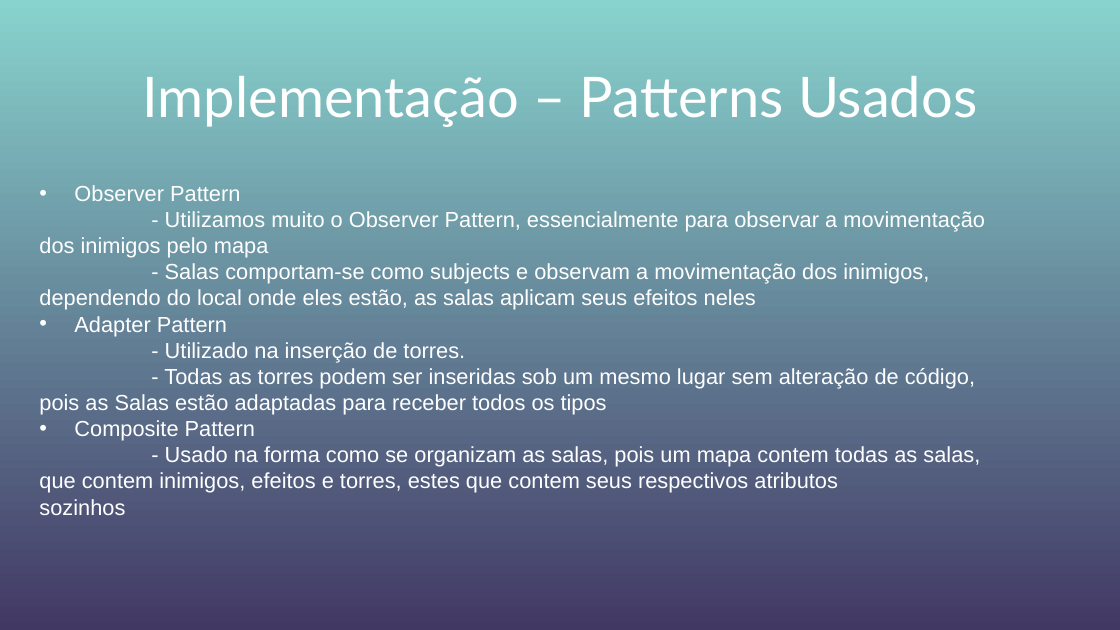
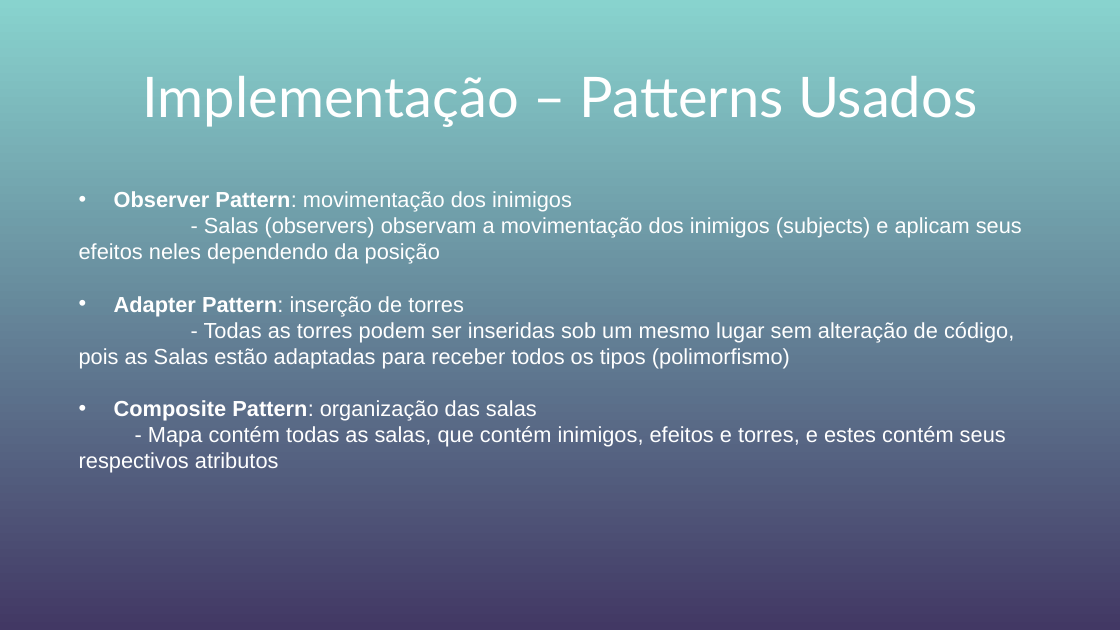
Before and after one commit to Grupo-Gustavo-Rodrigo-lab05/TrabPOO, a slide deck: slide 13 of assets/ApresentaçãoFinal.pptx. Drawn at 1120x630 pixels with LibreOffice and Linux fonts; fonts in the diff are those of the drawing; background and template pictures are left out. Boxes give left, top, right and bottom in pixels: in the first picture for what was removed or moved away, otherwise in the second. Text is boxed around its words. In the diff, an @@ line names an element or a change of style, - is before the commit and + after.

Commit message:
Altera Slides

```diff
--- a/assets/ApresentaçãoFinal.pptx
+++ b/assets/ApresentaçãoFinal.pptx
@@ text at (79,191,1022,473): text changed @@
-• Observer Pattern
-- Utilizamos muito o Observer Pattern, essencialmente para observar a movimentação dos inimigos pelo mapa
-- Salas comportam-se como subjects e observam a movimentação dos inimigos, dependendo do local onde eles estão, as salas aplicam seus efeitos neles
-• Adapter Pattern
-  - Utilizado na inserção de torres.
-  - Todas as torres podem ser inseridas sob um mesmo lugar sem alteração de código, pois as Salas estão adaptadas para receber todos os tipos
-  • Composite Pattern
-  - Usado na forma como se organizam as salas, pois um mapa contem todas as salas, que contem inimigos, efeitos e torres, estes que contem seus respectivos atributos sozinhos
+• Observer Pattern: movimentação dos inimigos
+- Salas (observers) observam a movimentação dos inimigos (subjects) e aplicam seus efeitos neles dependendo da posição
+• Adapter Pattern: inserção de torres
+  - Todas as torres podem ser inseridas sob um mesmo lugar sem alteração de código, pois as Salas estão adaptadas para receber todos os tipos (polimorfismo)
+  • Composite Pattern: organização das salas
+  - Mapa contém todas as salas, que contém inimigos, efeitos e torres, e estes contém seus respectivos atributos
```
Also in this commit, not shown: 9 other slides changed, 1 slide added, 1 slide removed.
